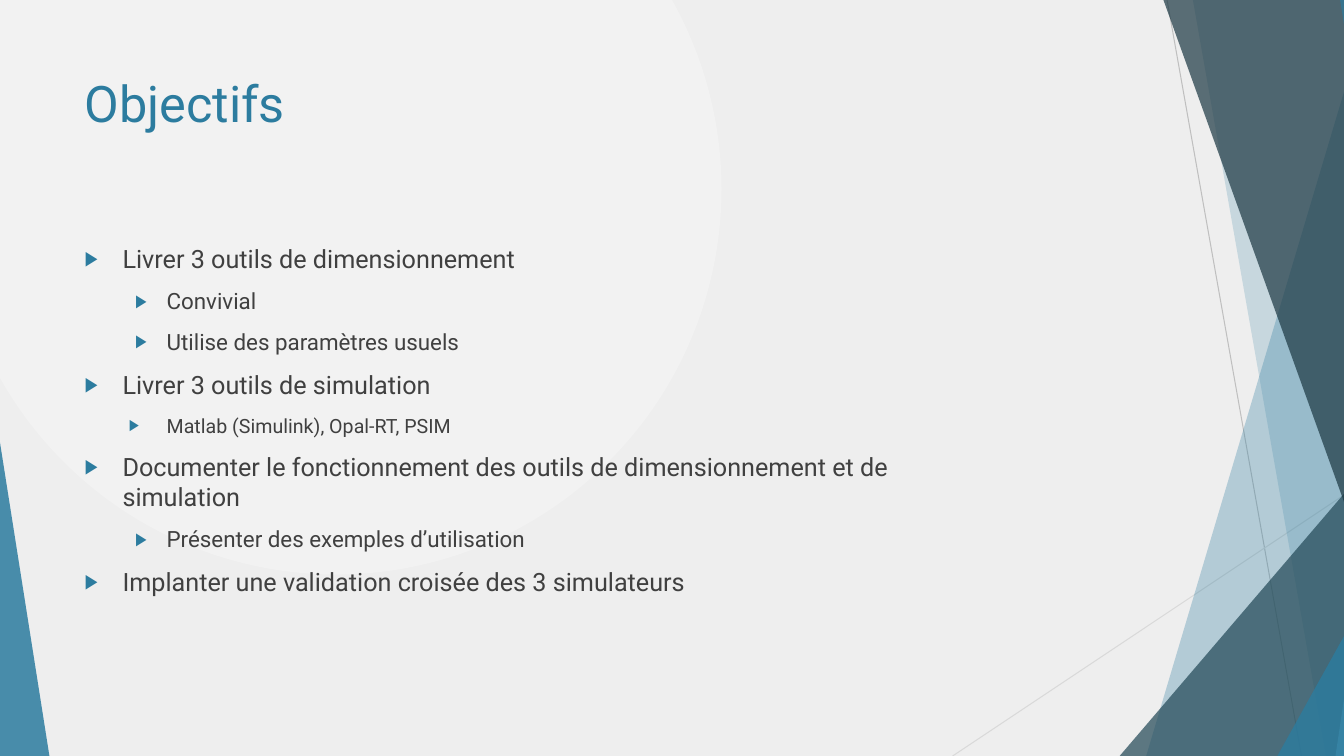
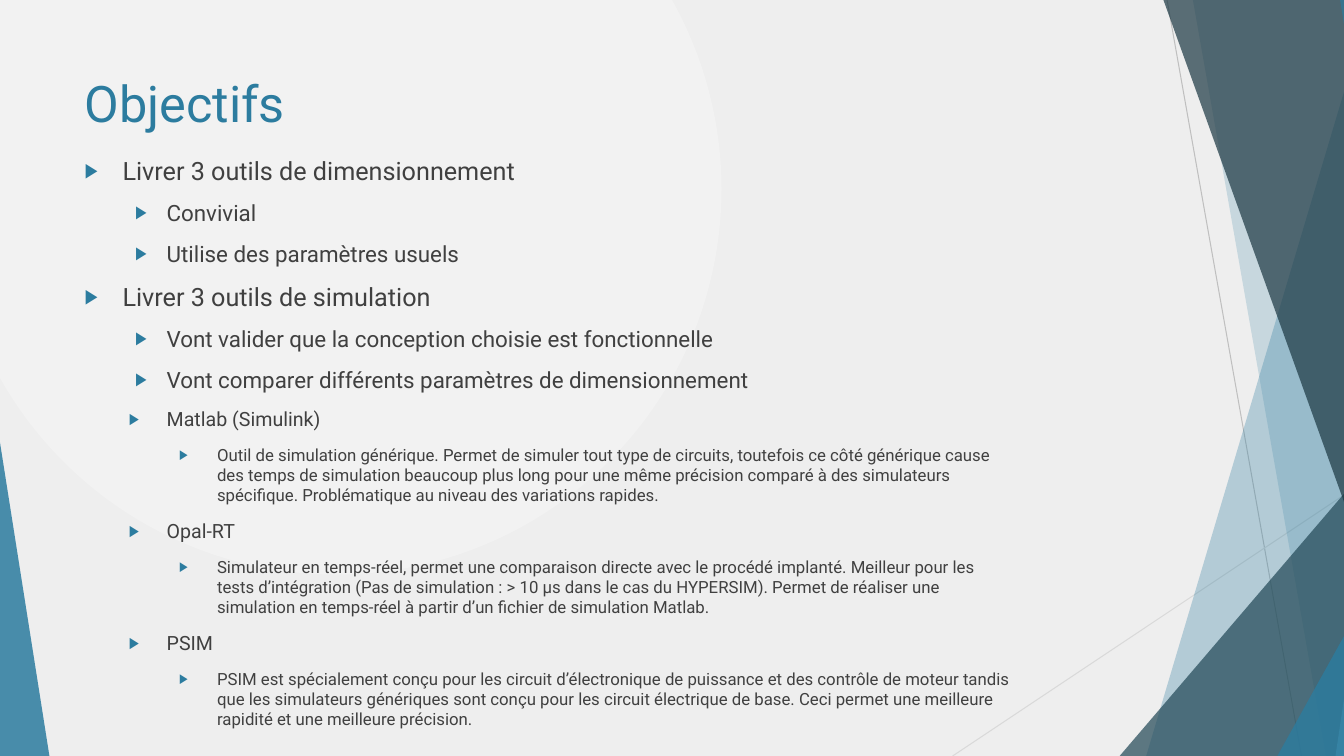
Before and after one commit to danthib76/DesignIV, a slide deck: slide 11 of Remise/Remise 1/Presentation_Remise_1.pptx. Drawn at 1344x756 pixels with LibreOffice and Linux fonts; fonts in the diff are those of the drawing. Boxes give left, top, right and bottom in pixels: in the first picture for what was removed or moved away, otherwise in the second. Text is boxed around its words. In the diff, an @@ line names an element or a change of style, - is before the commit and + after.

Commit message:
Objectifs

```diff
--- a/Remise/Remise 1/Presentation_Remise_1.pptx
+++ b/Remise/Remise 1/Presentation_Remise_1.pptx
@@ text "Livrer 3 outils de dimensionnement": place and size @@
-text "Livrer 3 outils de dimensionnement" at bbox=[123, 249, 888, 596]
+text "Livrer 3 outils de dimensionnement" at bbox=[123, 161, 1009, 729]
@@ text at bbox=[167, 330, 1009, 729]: text changed; size 18 to 12 pt @@
-    ▶ Matlab (Simulink), Opal-RT, PSIM
-▶ Documenter le fonctionnement des outils de dimensionnement et de simulation
-  ▶ Présenter des exemples d’utilisation
-▶ Implanter une validation croisée des 3 simulateurs
+  ▶ Vont valider que la conception choisie est fonctionnelle
+  ▶ Vont comparer différents paramètres de dimensionnement
+    ▶ Matlab (Simulink)
+      ▶ Outil de simulation générique. Permet de simuler tout type de circuits, toutefois ce côté générique cause des temps de simulation beaucoup plus long pour une même précision comparé à des simulateurs spécifique. Problématique au niveau des variations rapides.
+    ▶ Opal-RT
+      ▶ Simulateur en temps-réel, permet une comparaison directe avec le procédé implanté. Meilleur pour les tests d’intégration (Pas de simulation : > 10 µs dans le cas du HYPERSIM). Permet de réaliser une simulation en temps-réel à partir d’un fichier de simulation Matlab.
+    ▶ PSIM
+      ▶ PSIM est spécialement conçu pour les circuit d’électronique de puissance et des contrôle de moteur tandis que les simulateurs génériques sont conçu pour les circuit électrique de base. Ceci permet une meilleure rapidité et une meilleure précision.
```
Also in this commit, not shown: 1 slide added.
